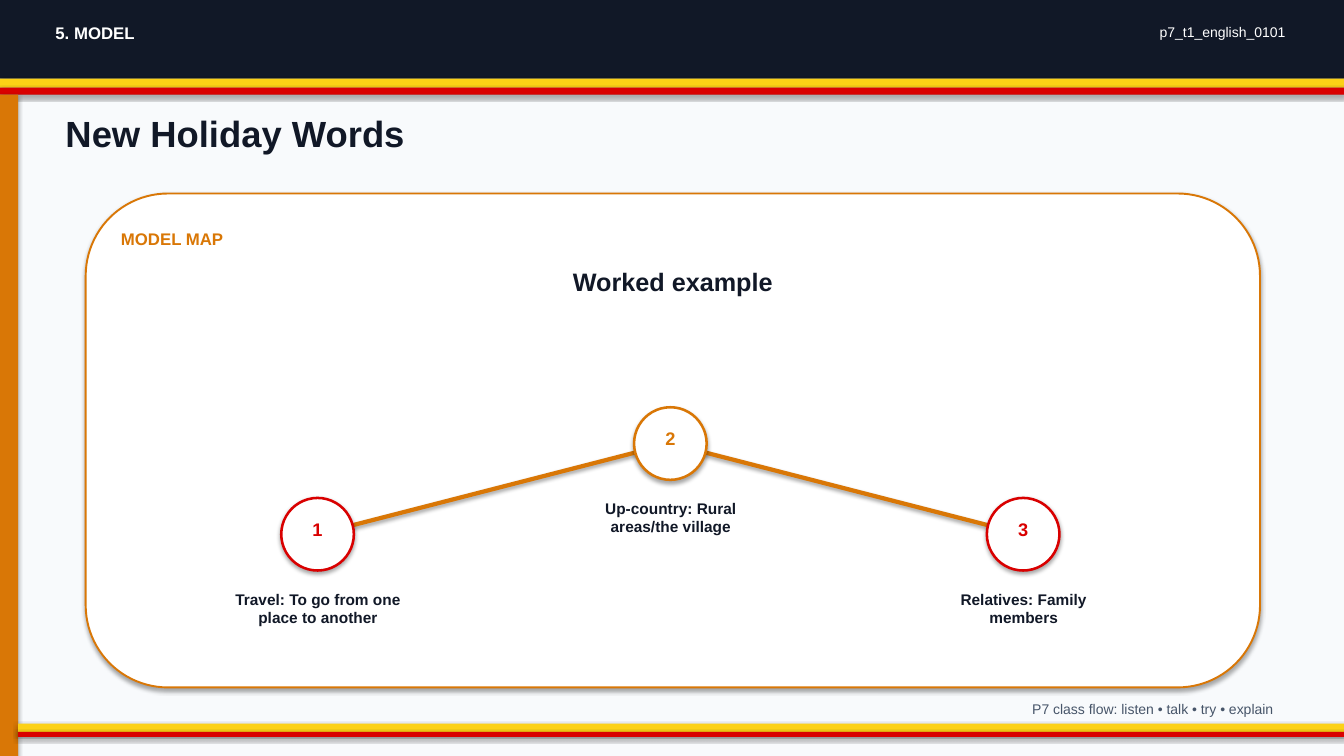
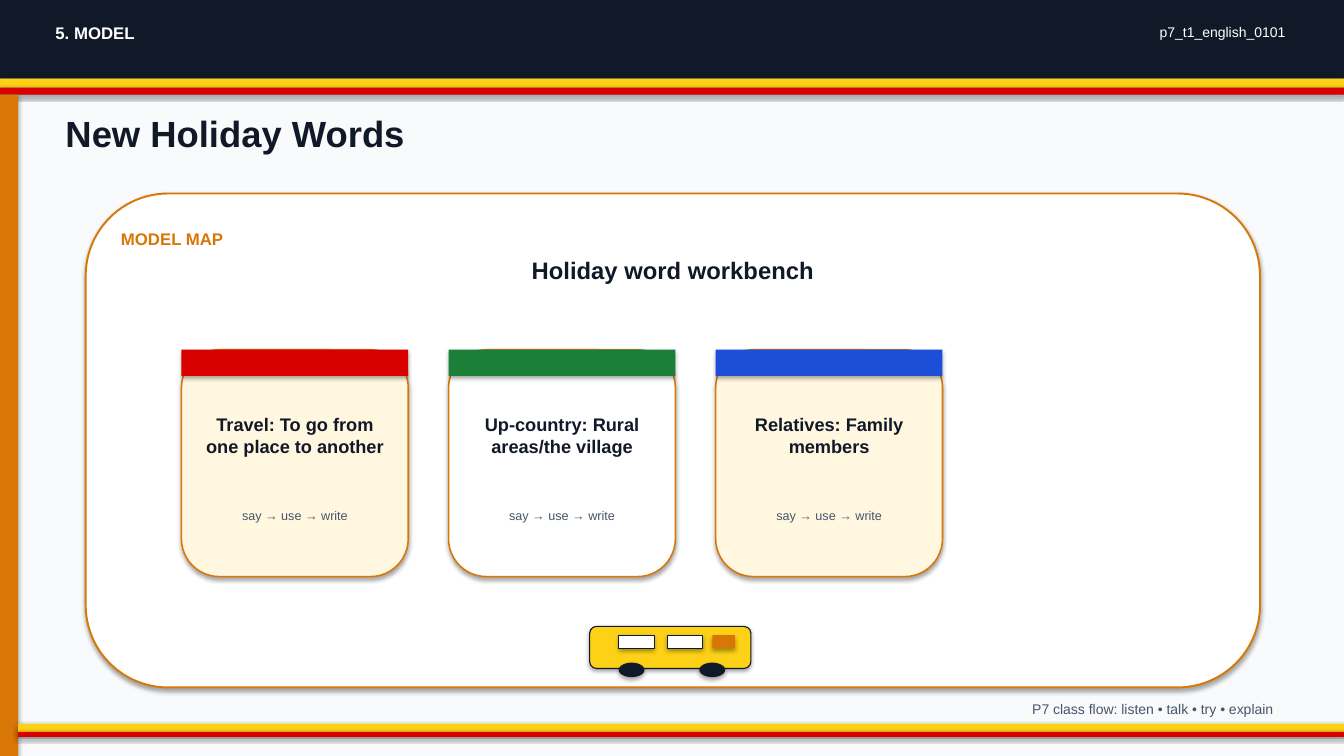
Before and after one commit to yousunjung84-edu/uganda-p7-mvp-20260629, a slide deck: slide 5 of uganda-p7-mvp/p7_t1_english_0101/p7_t1_english_0101.pptx. Drawn at 1344x756 pixels with LibreOffice and Linux fonts; fonts in the diff are those of the drawing. Boxes give left, top, right and bottom in pixels: in the first picture for what was removed or moved away, otherwise in the second. Text is boxed around its words. In the diff, an @@ line names an element or a change of style, - is before the commit and + after.

```diff
--- a/uganda-p7-mvp/p7_t1_english_0101/p7_t1_english_0101.pptx
+++ b/uganda-p7-mvp/p7_t1_english_0101/p7_t1_english_0101.pptx
@@ text at <box>532,261,814,284</box>: text changed; size 18 to 17 pt @@
-Worked example
+Holiday word workbench
@@ rounded rectangle added at <box>181,350,408,577</box>, fill #FFF7E0, outline #D97706 1.1 pt @@
@@ rectangle added at <box>181,350,408,376</box>, fill #D90000 @@
@@ rounded rectangle added at <box>449,350,676,577</box>, fill #FFFFFF, outline #D97706 1.1 pt @@
@@ rectangle added at <box>449,350,676,376</box>, fill #1B7F3A @@
@@ rounded rectangle added at <box>716,350,943,577</box>, fill #FFF7E0, outline #D97706 1.1 pt @@
@@ rectangle added at <box>716,350,943,376</box>, fill #1D4ED8 @@
@@ size 11 to 13 pt in 3 elements at <box>755,417,904,453</box>, <box>485,417,639,457</box>, <box>206,417,384,457</box> @@
@@ text "Travel: To go from one ...": place and size @@
-text "Travel: To go from one ..." at <box>235,594,400,627</box>
+text "Travel: To go from one ..." at <box>206,417,384,457</box>
@@ text "Up-country: Rural areas/the village": place and size @@
-text "Up-country: Rural areas/the village" at <box>605,503,736,536</box>
+text "Up-country: Rural areas/the village" at <box>485,417,639,457</box>
@@ ellipse removed at <box>634,407,707,480</box> @@
@@ text "Relatives: Family members": place and size @@
-text "Relatives: Family members" at <box>961,594,1087,623</box>
+text "Relatives: Family members" at <box>755,417,904,453</box>
@@ line removed from (318, 534) to (670, 444) @@
@@ text removed at <box>665,432,675,445</box> @@
-2
@@ line removed from (670, 444) to (1023, 534) @@
@@ ellipse removed at <box>281,498,354,571</box> @@
@@ ellipse removed at <box>987,498,1060,571</box> @@
@@ text at <box>242,511,348,523</box>: text changed; size 13 to 9 pt; text colour #D90000 to #475569; bold off @@
-1
+say → use → write
@@ text added at <box>509,511,615,523</box>, 9 pt, text #475569 @@
+say → use → write
@@ text added at <box>776,511,882,523</box>, 9 pt, text #475569 @@
+say → use → write
@@ text removed at <box>1018,523,1028,536</box> @@
-3
@@ rounded rectangle added at <box>590,626,751,668</box>, fill #FCD116, outline #111827 0.8 pt @@
@@ rectangle added at <box>619,635,654,648</box>, fill #FFFFFF, outline #111827 0.4 pt @@
@@ rectangle added at <box>667,635,703,648</box>, fill #FFFFFF, outline #111827 0.4 pt @@
@@ rectangle added at <box>713,635,735,648</box>, fill #D97706 @@
@@ ellipse added at <box>619,662,645,677</box>, fill #111827 @@
@@ ellipse added at <box>700,662,726,677</box>, fill #111827 @@
```
Also in this commit, not shown: 3 other slides changed, 23 other files.
